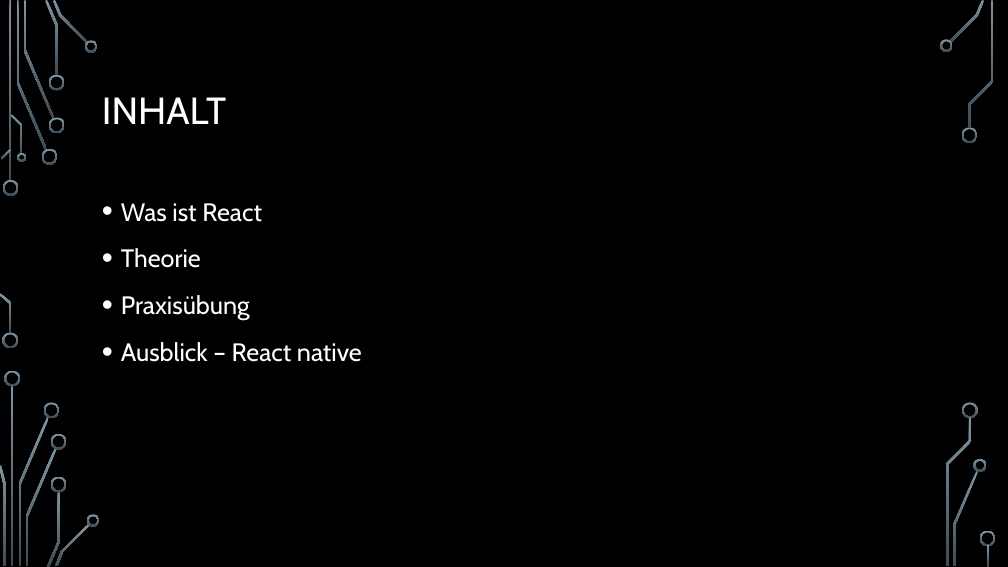
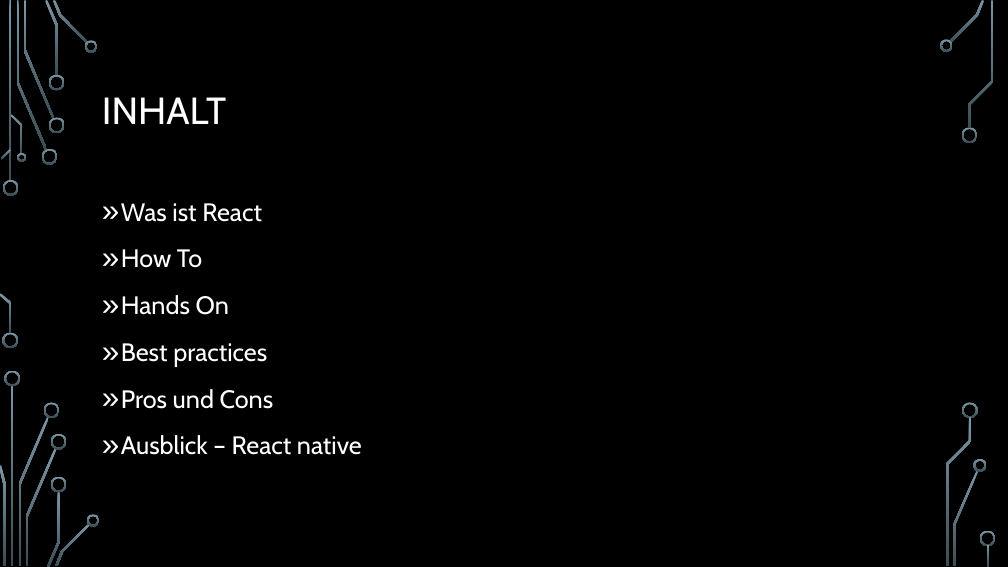
Before and after one commit to nicorahm99/Anything, a slide deck: slide 2 of E-Portfolio-React.pptx. Drawn at 1008x567 pixels with LibreOffice and Linux fonts; fonts in the diff are those of the drawing; background and template pictures are left out. Boxes give left, top, right and bottom in pixels: in the first picture for what was removed or moved away, otherwise in the second. Text is boxed around its words. In the diff, an @@ line names an element or a change of style, - is before the commit and + after.

```diff
--- a/E-Portfolio-React.pptx
+++ b/E-Portfolio-React.pptx
@@ text at bbox=[121, 203, 362, 455]: bullet • to » @@
@@ text at bbox=[121, 249, 274, 409]: text changed @@
-• Theorie
-• Praxisübung
+» How To
+» Hands On
+» Best practices
+» Pros und Cons
```
Also in this commit, not shown: 3 other slides changed, 2 slides added.
